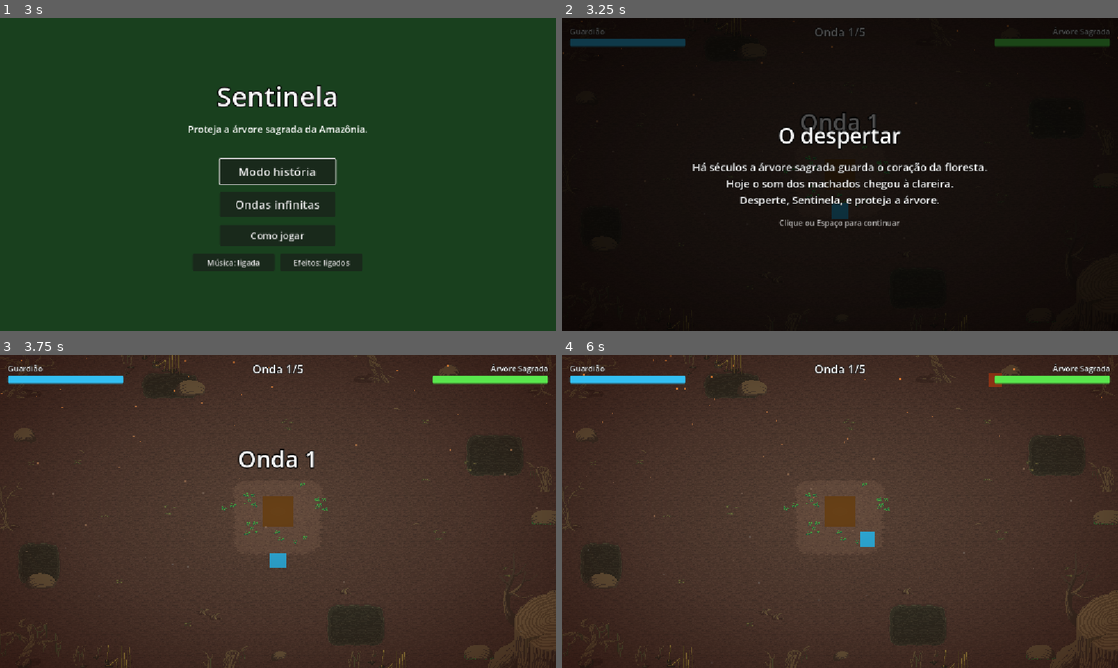
Above: before the commit, frames 1-4 (two rows, left to right).
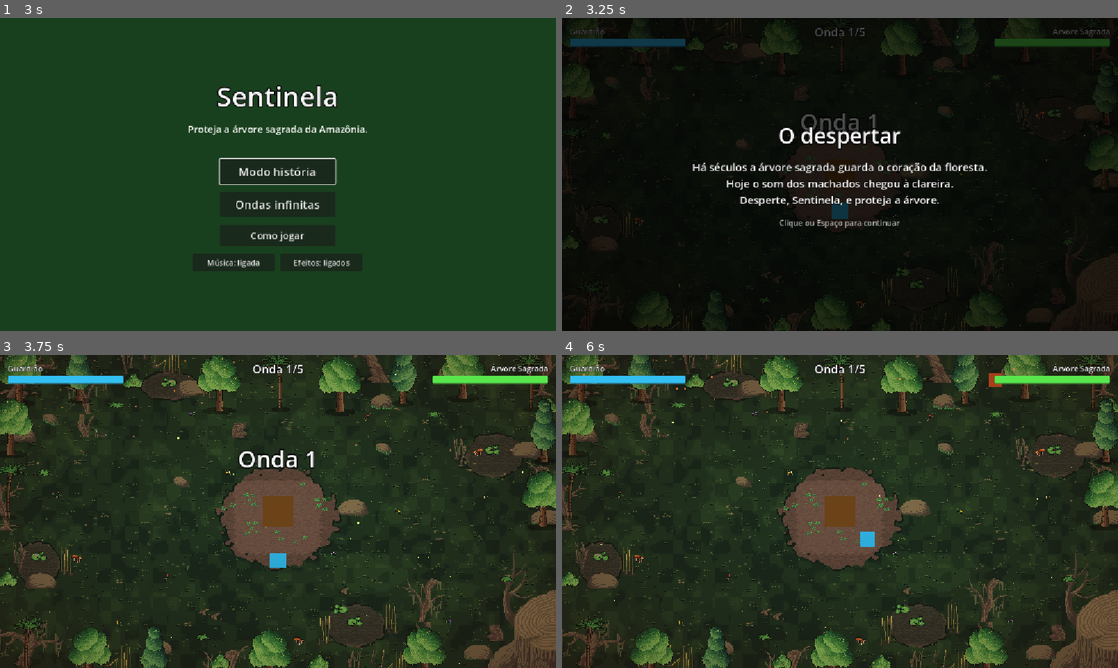
Above: after the commit, the same moments.

Repository: elian-sss/sentinela
Game: Godot game, scene res://cenas/telas/TelaInicial.tscn
Same seed, same stepped clock (60 frames per second), same inputs: the game is played once before the commit and once after it.
Inputs (mouse positions are in pixels of both pictures, inside the frame that each line leads up to):
- Up to frame 1 (3 s): click "Como jogar" at 0.5 s; click "Voltar" at 1.25 s; click "Como jogar" at 2 s; tap Enter (ui_accept) at 2.75 s; move the mouse to (400, 158) at 2.77 s; press the mouse at (400, 158) at 2.78 s; hold D (mover_direita) from 2.78 s (still down)
- Up to frame 2 (3.25 s): keep holding D (mover_direita); tap Enter (ui_accept) at 3.02 s
- Up to frame 3 (3.75 s): tap Enter (ui_accept) at 3.5 s; move the mouse to (166, 527) at 3.52 s; release D (mover_direita) at 3.53 s; release the mouse at (166, 527) at 3.53 s; hold S (mover_baixo) from 3.53 s (still down); tap Space (dash) at 3.6 s
- Up to frame 4 (6 s): tap Enter (ui_accept) at 3.77, 5.27 s; move the mouse to (895, 442) at 4.27 s; release S (mover_baixo) at 4.28 s; hold D (mover_direita) 4.28-5.03 s; hold R (reiniciar) 4.28-5.03 s; move the mouse to (812, 574) at 5.02 s; hold W (mover_cima) 5.03-5.78 s; click (812, 574) at 5.1 s; move the mouse to (1006, 558) at 5.77 s; hold A (mover_esquerda) from 5.78 s (still down); tap Space (dash) at 5.85 s

Frame 1 is identical in both runs. In frame 2, 2.6% of the frame differs, in the area x 0-100%, y 0-100%; in frame 3, 79%; in frame 4, 79%.

Commit message:
Enche o cenário com árvores nas bordas, grama, flores, poças com vitórias-régias e vaga-lumes

Diff:
--- a/cenas/cenario/Cenario.tscn
+++ b/cenas/cenario/Cenario.tscn
@@ -4,9 +4,26 @@
 [ext_resource type="Texture2D" path="res://assets/cenario/dead_swamp/dead_swamp_v4.png" id="2_njhtk"]
 [ext_resource type="Texture2D" path="res://assets/cenario/dead_swamp/tree_trunk_swamp.png" id="3_ywr6m"]
 
+[ext_resource type="Texture2D" path="res://assets/cenario/props/arvore_frondosa.png" id="p_arvore_frondosa"]
+[ext_resource type="Texture2D" path="res://assets/cenario/props/arvore_frondosa_flores.png" id="p_arvore_frondosa_flores"]
+[ext_resource type="Texture2D" path="res://assets/cenario/props/arvore_alta.png" id="p_arvore_alta"]
+[ext_resource type="Texture2D" path="res://assets/cenario/props/palmeira_acai.png" id="p_palmeira_acai"]
+[ext_resource type="Texture2D" path="res://assets/cenario/props/arbusto.png" id="p_arbusto"]
+[ext_resource type="Texture2D" path="res://assets/cenario/props/arbusto_flores_vermelhas.png" id="p_arbusto_flores_vermelhas"]
+[ext_resource type="Texture2D" path="res://assets/cenario/props/arbusto_flores_amarelas.png" id="p_arbusto_flores_amarelas"]
+[ext_resource type="Texture2D" path="res://assets/cenario/props/samambaia.png" id="p_samambaia"]
+[ext_resource type="Texture2D" path="res://assets/cenario/props/flores_vermelhas.png" id="p_flores_vermelhas"]
+[ext_resource type="Texture2D" path="res://assets/cenario/props/flores_amarelas.png" id="p_flores_amarelas"]
+[ext_resource type="Texture2D" path="res://assets/cenario/props/flores_roxas.png" id="p_flores_roxas"]
+[ext_resource type="Texture2D" path="res://assets/cenario/props/cogumelos.png" id="p_cogumelos"]
+[ext_resource type="Texture2D" path="res://assets/cenario/props/vitoria_regia.png" id="p_vitoria_regia"]
+[ext_resource type="Texture2D" path="res://assets/cenario/props/vitoria_regia_sem_flor.png" id="p_vitoria_regia_sem_flor"]
+
+[ext_resource type="Texture2D" path="res://assets/cenario/props/gramado.png" id="p_gramado"]
+
 [sub_resource type="Gradient" id="Gradient_fsjn5"]
 offsets = PackedFloat32Array(0, 0.5, 1)
-colors = PackedColorArray(0, 0, 0, 0.1, 0.06, 0, 0, 0.3, 0.1, 0.01, 0, 0.65)
+colors = PackedColorArray(0, 0, 0, 0.05, 0.06, 0, 0, 0.2, 0.1, 0.01, 0, 0.45)
 
 [sub_resource type="GradientTexture2D" id="GradientTexture2D_bvohd"]
 gradient = SubResource("Gradient_fsjn5")
@@ -20,6 +37,13 @@
 offsets = PackedFloat32Array(0, 0.15, 0.8, 1)
 colors = PackedColorArray(1, 0.55, 0.2, 0, 1, 0.55, 0.2, 0.8, 0.45, 0.42, 0.4, 0.5, 0.4, 0.4, 0.4, 0)
 
+[sub_resource type="Gradient" id="Gradient_vagalume"]
+offsets = PackedFloat32Array(0, 0.3, 0.7, 1)
+colors = PackedColorArray(0.8, 1, 0.4, 0, 0.85, 1, 0.45, 0.9, 0.85, 1, 0.45, 0.9, 0.8, 1, 0.4, 0)
+
+[sub_resource type="CanvasItemMaterial" id="CanvasItemMaterial_vagalume"]
+blend_mode = 1
+
 [sub_resource type="RectangleShape2D" id="RectangleShape2D_nw23t"]
 size = Vector2(1280, 64)
 
@@ -39,6 +63,10 @@
 tile_map_data = PackedByteArray("AAAAAAAAAAABAAAAAAABAAAAAAAAAAAAAAACAAAAAAAAAAAAAAADAAAAAAABAAAAAAAEAAAAAAAAAAAAAAAFAA …(12016 unchanged characters)…
 tile_set = ExtResource("1_py1ba")
 
+[node name="Grama" type="Sprite2D" parent="."]
+texture = ExtResource("p_gramado")
+centered = false
+
 [node name="Decoracao" type="Node2D" parent="." unique_id=113941418]
 
 [node name="Galho0" type="Sprite2D" parent="Decoracao" unique_id=704681444]
@@ -415,6 +443,431 @@
 centered = false
 region_enabled = true
 region_rect = Rect2(160, 864, 96, 32)
+
+[node name="ArvoreMusgoCimaEsq" type="Sprite2D" parent="Decoracao"]
+position = Vector2(130, 10)
+texture = ExtResource("2_njhtk")
+centered = false
+region_enabled = true
+region_rect = Rect2(160, 1328, 96, 160)
+
+[node name="ArvoreMusgoBaixoDir" type="Sprite2D" parent="Decoracao"]
+position = Vector2(830, 440)
+texture = ExtResource("2_njhtk")
+centered = false
+flip_h = true
+region_enabled = true
+region_rect = Rect2(160, 1328, 96, 160)
+
+[node name="PedraGrande0" type="Sprite2D" parent="Decoracao"]
+position = Vector2(700, 300)
+texture = ExtResource("3_ywr6m")
+centered = false
+region_enabled = true
+region_rect = Rect2(160, 736, 64, 40)
+
+[node name="PedraGrande2" type="Sprite2D" parent="Decoracao"]
+position = Vector2(1060, 180)
+texture = ExtResource("3_ywr6m")
+centered = false
+region_enabled = true
+region_rect = Rect2(160, 736, 64, 40)
+
+[node name="TocoOlhos0" type="Sprite2D" parent="Decoracao"]
+position = Vector2(480, 140)
+texture = ExtResource("2_njhtk")
+centered = false
+region_enabled = true
+region_rect = Rect2(64, 1504, 32, 32)
+
+[node name="TocoOlhos1" type="Sprite2D" parent="Decoracao"]
+position = Vector2(1010, 560)
+texture = ExtResource("2_njhtk")
+centered = false
+flip_h = true
+region_enabled = true
+region_rect = Rect2(64, 1504, 32, 32)
+
+[node name="Pedra0" type="Sprite2D" parent="Decoracao"]
+position = Vector2(360, 250)
+texture = ExtResource("3_ywr6m")
+centered = false
+region_enabled = true
+region_rect = Rect2(224, 800, 32, 32)
+
+[node name="Pedra1" type="Sprite2D" parent="Decoracao"]
+position = Vector2(780, 180)
+texture = ExtResource("3_ywr6m")
+centered = false
+region_enabled = true
+region_rect = Rect2(224, 832, 32, 32)
+
+[node name="Pedra3" type="Sprite2D" parent="Decoracao"]
+position = Vector2(540, 570)
+texture = ExtResource("3_ywr6m")
+centered = false
+region_enabled = true
+region_rect = Rect2(224, 832, 32, 32)
+
+[node name="Pedra5" type="Sprite2D" parent="Decoracao"]
+position = Vector2(90, 120)
+texture = ExtResource("3_ywr6m")
+centered = false
+region_enabled = true
+region_rect = Rect2(224, 832, 32, 32)
+
+[node name="MonteGrama0" type="Sprite2D" parent="Decoracao"]
+position = Vector2(760, 80)
+texture = ExtResource("3_ywr6m")
+centered = false
+region_enabled = true
+region_rect = Rect2(0, 480, 64, 48)
+
+[node name="MonteGrama1" type="Sprite2D" parent="Decoracao"]
+position = Vector2(300, 590)
+texture = ExtResource("3_ywr6m")
+centered = false
+flip_h = true
+region_enabled = true
+region_rect = Rect2(0, 416, 64, 48)
+
+[node name="Junco0" type="Sprite2D" parent="Decoracao"]
+position = Vector2(795, 515)
+texture = ExtResource("2_njhtk")
+centered = false
+region_enabled = true
+region_rect = Rect2(224, 1536, 32, 64)
+
+[node name="Junco1" type="Sprite2D" parent="Decoracao"]
+position = Vector2(655, 540)
+texture = ExtResource("2_njhtk")
+centered = false
+flip_h = true
+region_enabled = true
+region_rect = Rect2(224, 1536, 32, 64)
+
+[node name="Junco2" type="Sprite2D" parent="Decoracao"]
+position = Vector2(122, 395)
+texture = ExtResource("2_njhtk")
+centered = false
+region_enabled = true
+region_rect = Rect2(224, 1536, 32, 64)
+
+[node name="Junco3" type="Sprite2D" parent="Decoracao"]
+position = Vector2(935, 170)
+texture = ExtResource("2_njhtk")
+centered = false
+flip_h = true
+region_enabled = true
+region_rect = Rect2(128, 1536, 32, 64)
+
+[node name="Junco4" type="Sprite2D" parent="Decoracao"]
+position = Vector2(410, 28)
+texture = ExtResource("2_njhtk")
+centered = false
+region_enabled = true
+region_rect = Rect2(224, 1536, 32, 64)
+
+[node name="Junco5" type="Sprite2D" parent="Decoracao"]
+position = Vector2(22, 385)
+texture = ExtResource("2_njhtk")
+centered = false
+flip_h = true
+region_enabled = true
+region_rect = Rect2(128, 1536, 32, 64)
+
+[node name="Bordas" type="Node2D" parent="."]
+z_index = 10
+y_sort_enabled = true
+
+[node name="Arvore1" type="Sprite2D" parent="Bordas"]
+position = Vector2(40, 110)
+texture = ExtResource("p_arvore_frondosa")
+offset = Vector2(-56, -128)
+centered = false
+
+[node name="Arvore2" type="Sprite2D" parent="Bordas"]
+position = Vector2(165, 105)
+texture = ExtResource("p_arvore_alta")
+offset = Vector2(-40, -144)
+centered = false
+flip_h = true
+
+[node name="Arbusto1" type="Sprite2D" parent="Bordas"]
+position = Vector2(275, 70)
+texture = ExtResource("p_arbusto_flores_amarelas")
+offset = Vector2(-24, -36)
+centered = false
+
+[node name="Arvore3" type="Sprite2D" parent="Bordas"]
+position = Vector2(455, 125)
+texture = ExtResource("p_arvore_frondosa_flores")
+offset = Vector2(-56, -128)
+centered = false
+flip_h = true
+
+[node name="Palmeira1" type="Sprite2D" parent="Bordas"]
+position = Vector2(580, 120)
+texture = ExtResource("p_palmeira_acai")
+offset = Vector2(-48, -136)
+centered = false
+
+[node name="Arvore4" type="Sprite2D" parent="Bordas"]
+position = Vector2(705, 128)
+texture = ExtResource("p_arvore_frondosa")
+offset = Vector2(-56, -128)
+centered = false
+flip_h = true
+
+[node name="Arvore5" type="Sprite2D" parent="Bordas"]
+position = Vector2(835, 110)
+texture = ExtResource("p_arvore_alta")
+offset = Vector2(-40, -144)
+centered = false
+
+[node name="Arvore6" type="Sprite2D" parent="Bordas"]
+position = Vector2(960, 100)
+texture = ExtResource("p_arvore_frondosa")
+offset = Vector2(-56, -128)
+centered = false
+flip_h = true
+
+[node name="Palmeira2" type="Sprite2D" parent="Bordas"]
+position = Vector2(1100, 120)
+texture = ExtResource("p_palmeira_acai")
+offset = Vector2(-48, -136)
+centered = false
+
+[node name="Palmeira3" type="Sprite2D" parent="Bordas"]
+position = Vector2(55, 665)
+texture = ExtResource("p_palmeira_acai")
+offset = Vector2(-48, -136)
+centered = false
+flip_h = true
+
+[node name="Arvore7" type="Sprite2D" parent="Bordas"]
+position = Vector2(185, 690)
+texture = ExtResource("p_arvore_frondosa")
+offset = Vector2(-56, -128)
+centered = false
+
+[node name="Arvore8" type="Sprite2D" parent="Bordas"]
+position = Vector2(320, 700)
+texture = ExtResource("p_arvore_alta")
+offset = Vector2(-40, -144)
+centered = false
+flip_h = true
+
+[node name="Arbusto2" type="Sprite2D" parent="Bordas"]
+position = Vector2(455, 650)
+texture = ExtResource("p_arbusto_flores_vermelhas")
+offset = Vector2(-24, -36)
+centered = false
+
+[node name="Arvore9" type="Sprite2D" parent="Bordas"]
+position = Vector2(560, 695)
+texture = ExtResource("p_arvore_frondosa")
+offset = Vector2(-56, -128)
+centered = false
+flip_h = true
+
+[node name="Arbusto3" type="Sprite2D" parent="Bordas"]
+position = Vector2(660, 652)
+texture = ExtResource("p_arbusto")
+offset = Vector2(-24, -36)
+centered = false
+
+[node name="Arvore10" type="Sprite2D" parent="Bordas"]
+position = Vector2(880, 690)
+texture = ExtResource("p_arvore_frondosa_flores")
+offset = Vector2(-56, -128)
+centered = false
+flip_h = true
+
+[node name="Arvore11" type="Sprite2D" parent="Bordas"]
+position = Vector2(22, 215)
+texture = ExtResource("p_arvore_frondosa_flores")
+offset = Vector2(-56, -128)
+centered = false
+
+[node name="Palmeira4" type="Sprite2D" parent="Bordas"]
+position = Vector2(18, 345)
+texture = ExtResource("p_palmeira_acai")
+offset = Vector2(-48, -136)
+centered = false
+flip_h = true
+
+[node name="Arbusto4" type="Sprite2D" parent="Bordas"]
+position = Vector2(14, 480)
+texture = ExtResource("p_arbusto")
+offset = Vector2(-24, -36)
+centered = false
+
+[node name="Arvore12" type="Sprite2D" parent="Bordas"]
+position = Vector2(1128, 230)
+texture = ExtResource("p_arvore_alta")
+offset = Vector2(-40, -144)
+centered = false
+flip_h = true
+
+[node name="Arvore13" type="Sprite2D" parent="Bordas"]
+position = Vector2(1125, 365)
+texture = ExtResource("p_arvore_frondosa")
+offset = Vector2(-56, -128)
+centered = false
+
+[node name="Arbusto5" type="Sprite2D" parent="Bordas"]
+position = Vector2(1138, 120)
+texture = ExtResource("p_arbusto_flores_vermelhas")
+offset = Vector2(-24, -36)
+centered = false
+flip_h = true
+
+[node name="Flores1" type="Sprite2D" parent="Decoracao"]
+position = Vector2(120, 300)
+texture = ExtResource("p_flores_vermelhas")
+offset = Vector2(-12, -20)
+centered = false
+
+[node name="Flores2" type="Sprite2D" parent="Decoracao"]
+position = Vector2(250, 560)
+texture = ExtResource("p_flores_amarelas")
+offset = Vector2(-12, -20)
+centered = false
+flip_h = true
+
+[node name="Flores3" type="Sprite2D" parent="Decoracao"]
+position = Vector2(400, 130)
+texture = ExtResource("p_flores_roxas")
+offset = Vector2(-12, -20)
+centered = false
+
+[node name="Flores4" type="Sprite2D" parent="Decoracao"]
+position = Vector2(760, 140)
+texture = ExtResource("p_flores_vermelhas")
+offset = Vector2(-12, -20)
+centered = false
+
+[node name="Flores5" type="Sprite2D" parent="Decoracao"]
+position = Vector2(1010, 300)
+texture = ExtResource("p_flores_amarelas")
+offset = Vector2(-12, -20)
+centered = false
+flip_h = true
+
+[node name="Flores6" type="Sprite2D" parent="Decoracao"]
+position = Vector2(930, 560)
+texture = ExtResource("p_flores_roxas")
+offset = Vector2(-12, -20)
+centered = false
+
+[node name="Flores7" type="Sprite2D" parent="Decoracao"]
+position = Vector2(470, 250)
+texture = ExtResource("p_flores_amarelas")
+offset = Vector2(-12, -20)
+centered = false
+
+[node name="Flores8" type="Sprite2D" parent="Decoracao"]
+position = Vector2(690, 420)
+texture = ExtResource("p_flores_roxas")
+offset = Vector2(-12, -20)
+centered = false
+flip_h = true
+
+[node name="Flores9" type="Sprite2D" parent="Decoracao"]
+position = Vector2(345, 470)
+texture = ExtResource("p_flores_vermelhas")
+offset = Vector2(-12, -20)
+centered = false
+
+[node name="Flores10" type="Sprite2D" parent="Decoracao"]
+position = Vector2(820, 330)
+texture = ExtResource("p_flores_amarelas")
+offset = Vector2(-12, -20)
+centered = false
+
+[node name="Samambaia1" type="Sprite2D" parent="Decoracao"]
+position = Vector2(90, 250)
+texture = ExtResource("p_samambaia")
+offset = Vector2(-22, -32)
+centered = false
+flip_h = true
+
+[node name="Samambaia2" type="Sprite2D" parent="Decoracao"]
+position = Vector2(1050, 470)
+texture = ExtResource("p_samambaia")
+offset = Vector2(-22, -32)
+centered = false
+
+[node name="Samambaia3" type="Sprite2D" parent="Decoracao"]
+position = Vector2(420, 590)
+texture = ExtResource("p_samambaia")
+offset = Vector2(-22, -32)
+centered = false
+
+[node name="Samambaia4" type="Sprite2D" parent="Decoracao"]
+position = Vector2(240, 110)
+texture = ExtResource("p_samambaia")
+offset = Vector2(-22, -32)
+centered = false
+flip_h = true
+
+[node name="Samambaia5" type="Sprite2D" parent="Decoracao"]
+position = Vector2(900, 130)
+texture = ExtResource("p_samambaia")
+offset = Vector2(-22, -32)
+centered = false
+
+[node name="Cogumelos1" type="Sprite2D" parent="Decoracao"]
+position = Vector2(160, 430)
+texture = ExtResource("p_cogumelos")
+offset = Vector2(-14, -24)
+centered = false
+
+[node name="Cogumelos2" type="Sprite2D" parent="Decoracao"]
+position = Vector2(990, 210)
+texture = ExtResource("p_cogumelos")
+offset = Vector2(-14, -24)
+centered = false
+flip_h = true
+
+[node name="Cogumelos3" type="Sprite2D" parent="Decoracao"]
+position = Vector2(620, 600)
+texture = ExtResource("p_cogumelos")
+offset = Vector2(-14, -24)
+centered = false
+
+[node name="VitoriaRegia1" type="Sprite2D" parent="Decoracao"]
+position = Vector2(735, 565)
+texture = ExtResource("p_vitoria_regia")
+offset = Vector2(-20, -28)
+centered = false
+
+[node name="VitoriaRegia2" type="Sprite2D" parent="Decoracao"]
+position = Vector2(705, 540)
+texture = ExtResource("p_vitoria_regia_sem_flor")
+offset = Vector2(-20, -28)
+centered = false
+flip_h = true
+
+[node name="VitoriaRegia3" type="Sprite2D" parent="Decoracao"]
+position = Vector2(80, 430)
+texture = ExtResource("p_vitoria_regia")
+offset = Vector2(-20, -28)
+centered = false
+
+[node name="VitoriaRegia4" type="Sprite2D" parent="Decoracao"]
+position = Vector2(1020, 210)
+texture = ExtResource("p_vitoria_regia_sem_flor")
+offset = Vector2(-20, -28)
+centered = false
+
+[node name="VitoriaRegia5" type="Sprite2D" parent="Decoracao"]
+position = Vector2(350, 70)
+texture = ExtResource("p_vitoria_regia")
+offset = Vector2(-20, -28)
+centered = false
+flip_h = true
 
 [node name="Atmosfera" type="Node2D" parent="." unique_id=50557821]
 z_index = 20
@@ -440,22 +893,39 @@
 scale_amount_max = 4.0
 color_ramp = SubResource("Gradient_73n81")
 
+[node name="VagaLumes" type="CPUParticles2D" parent="Atmosfera"]
+material = SubResource("CanvasItemMaterial_vagalume")
+position = Vector2(576, 324)
+amount = 24
+lifetime = 5.0
+preprocess = 5.0
+emission_shape = 3
+emission_rect_extents = Vector2(560, 300)
+direction = Vector2(0, -1)
+spread = 180.0
+gravity = Vector2(0, 0)
+initial_velocity_min = 4.0
+initial_velocity_max = 14.0
+scale_amount_min = 2.0
+scale_amount_max = 3.0
+color_ramp = SubResource("Gradient_vagalume")
+
 [node name="Limites" type="StaticBody2D" parent="." unique_id=548652798]
 collision_layer = 4
 collision_mask = 0
 
 [node name="Cima" type="CollisionShape2D" parent="Limites" unique_id=1061512770]
-position = Vector2(576, -16)
+position = Vector2(576, 24)
 shape = SubResource("RectangleShape2D_nw23t")
 
 [node name="Baixo" type="CollisionShape2D" parent="Limites" unique_id=665154105]
-position = Vector2(576, 664)
+position = Vector2(576, 624)
 shape = SubResource("RectangleShape2D_f5w6q")
 
 [node name="Esquerda" type="CollisionShape2D" parent="Limites" unique_id=277368767]
-position = Vector2(-16, 324)
+position = Vector2(8, 324)
 shape = SubResource("RectangleShape2D_tue0n")
 
 [node name="Direita" type="CollisionShape2D" parent="Limites" unique_id=1025781651]
-position = Vector2(1168, 324)
+position = Vector2(1144, 324)
 shape = SubResource("RectangleShape2D_4mlhh")
Binary file added: assets/cenario/props/arbusto.png
Not shown, added: assets/cenario/props/arbusto.png.import
Binary file added: assets/cenario/props/arbusto_flores_amarelas.png
Not shown, added: assets/cenario/props/arbusto_flores_amarelas.png.import
Binary file added: assets/cenario/props/arbusto_flores_vermelhas.png
Not shown, added: assets/cenario/props/arbusto_flores_vermelhas.png.import
Binary file added: assets/cenario/props/arvore_alta.png
Not shown, added: assets/cenario/props/arvore_alta.png.import
Binary file added: assets/cenario/props/arvore_frondosa.png
Not shown, added: assets/cenario/props/arvore_frondosa.png.import
Binary file added: assets/cenario/props/arvore_frondosa_flores.png
Not shown, added: assets/cenario/props/arvore_frondosa_flores.png.import
(and 19 more such lines)
